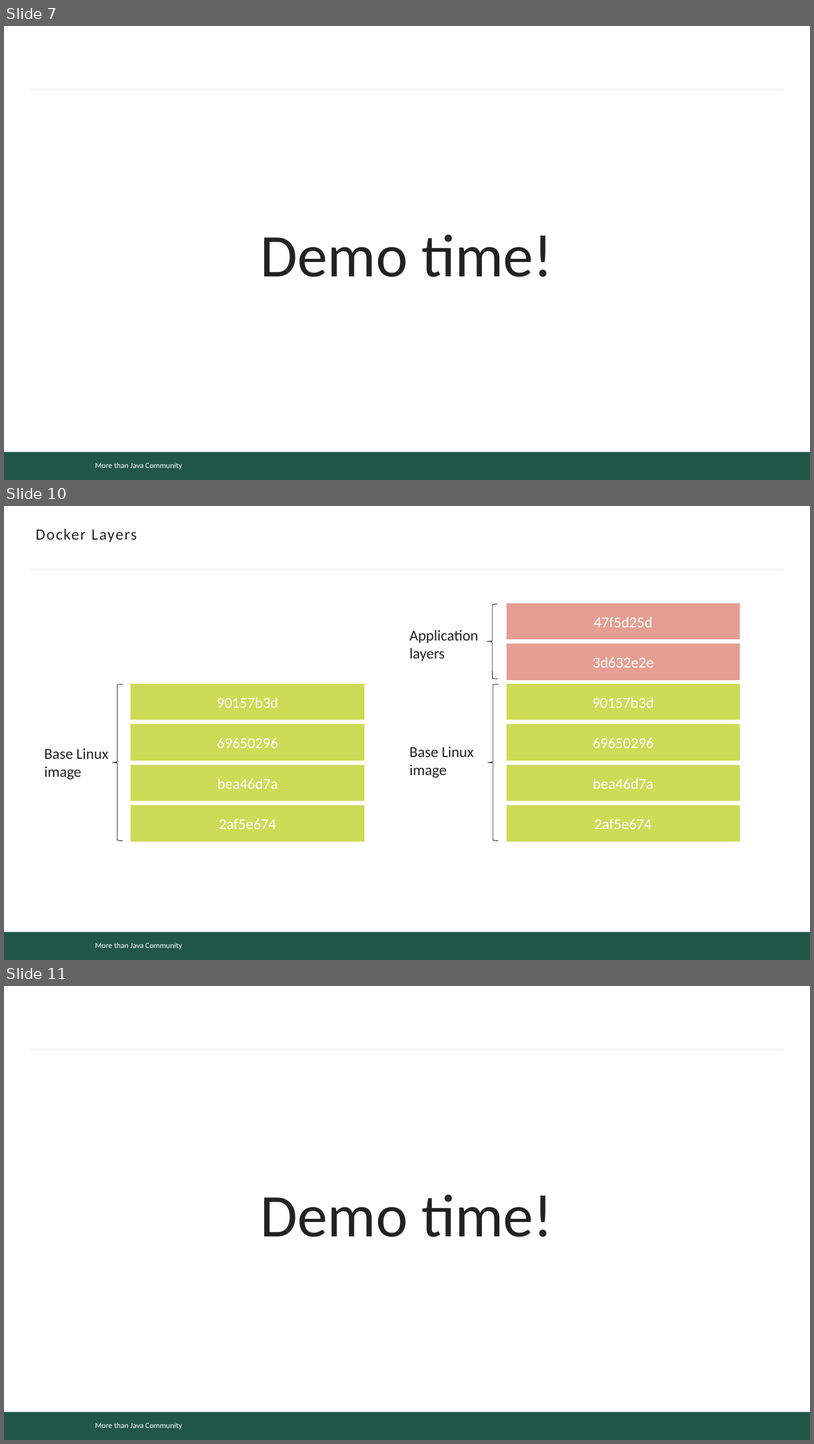
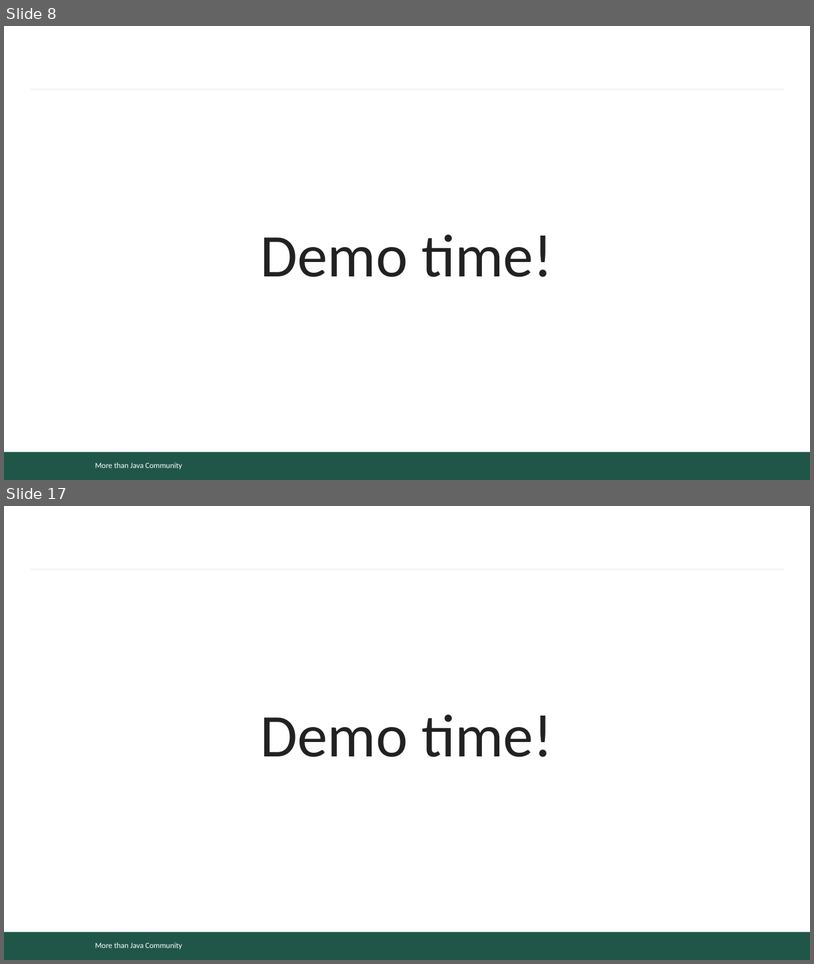
Before and after one commit to mjc-school/MJC-School, a slide deck: stage #4/light-talks/serialization/serialization.pptx. Shown one above the other, each under a label of ours: slides 7, 10 and 11 before the commit, slides 8 and 17 after it; the slides between them are not shown. The pictures are 814x1444 and 814x964 pixels, drawn with LibreOffice and Linux fonts; fonts in the diff are those of the drawing; background and template pictures are left out. Boxes give left, top, right and bottom in pixels: in the first picture for what was removed or moved away, otherwise in the second. Text is boxed around its words. In the diff, an @@ line names an element or a change of style, - is before the commit and + after.

```diff
--- a/stage #4/light-talks/serialization/serialization.pptx
+++ b/stage #4/light-talks/serialization/serialization.pptx
@@ slide 10 removed at (x1=4, y1=506, x2=810, y2=960), background #FFFFFF; not listed: 3 template elements that a slide beside it also shows @@
@@ title removed at (x1=36, y1=529, x2=137, y2=543) @@
-Docker Layers
@@ left brace removed at (x1=487, y1=604, x2=498, y2=679) @@
@@ rectangle removed at (x1=507, y1=604, x2=740, y2=639) @@
-47f5d25d
@@ text removed at (x1=410, y1=630, x2=479, y2=661) @@
-Application layers
@@ rectangle removed at (x1=507, y1=644, x2=740, y2=679) @@
-3d632e2e
@@ left brace removed at (x1=112, y1=684, x2=123, y2=841) @@
@@ rectangle removed at (x1=131, y1=684, x2=365, y2=720) @@
-90157b3d
@@ left brace removed at (x1=488, y1=684, x2=498, y2=841) @@
@@ rectangle removed at (x1=507, y1=684, x2=740, y2=720) @@
-90157b3d
@@ rectangle removed at (x1=131, y1=724, x2=365, y2=760) @@
-69650296
@@ rectangle removed at (x1=507, y1=724, x2=740, y2=760) @@
-69650296
@@ text removed at (x1=44, y1=748, x2=109, y2=780) @@
-Base Linux image
@@ text removed at (x1=410, y1=746, x2=474, y2=778) @@
-Base Linux image
@@ rectangle removed at (x1=131, y1=765, x2=365, y2=801) @@
-bea46d7a
@@ rectangle removed at (x1=507, y1=765, x2=740, y2=801) @@
-bea46d7a
@@ rectangle removed at (x1=131, y1=805, x2=365, y2=841) @@
-2af5e674
@@ rectangle removed at (x1=507, y1=805, x2=740, y2=841) @@
-2af5e674
@@ what was slide 7 is now slide 8 @@
@@ what was slide 11 is now slide 17 @@
```
Also in this commit, not shown: 19 slides added, 10 other slides removed.
